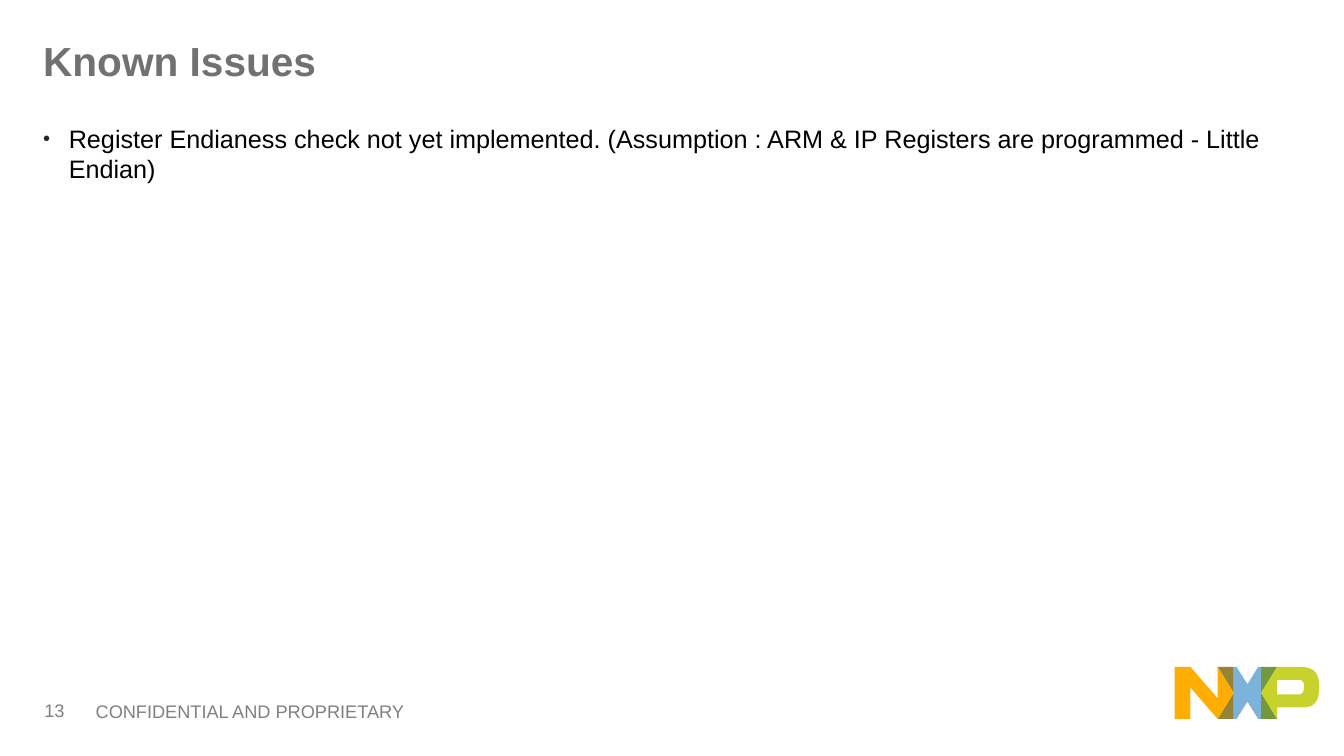
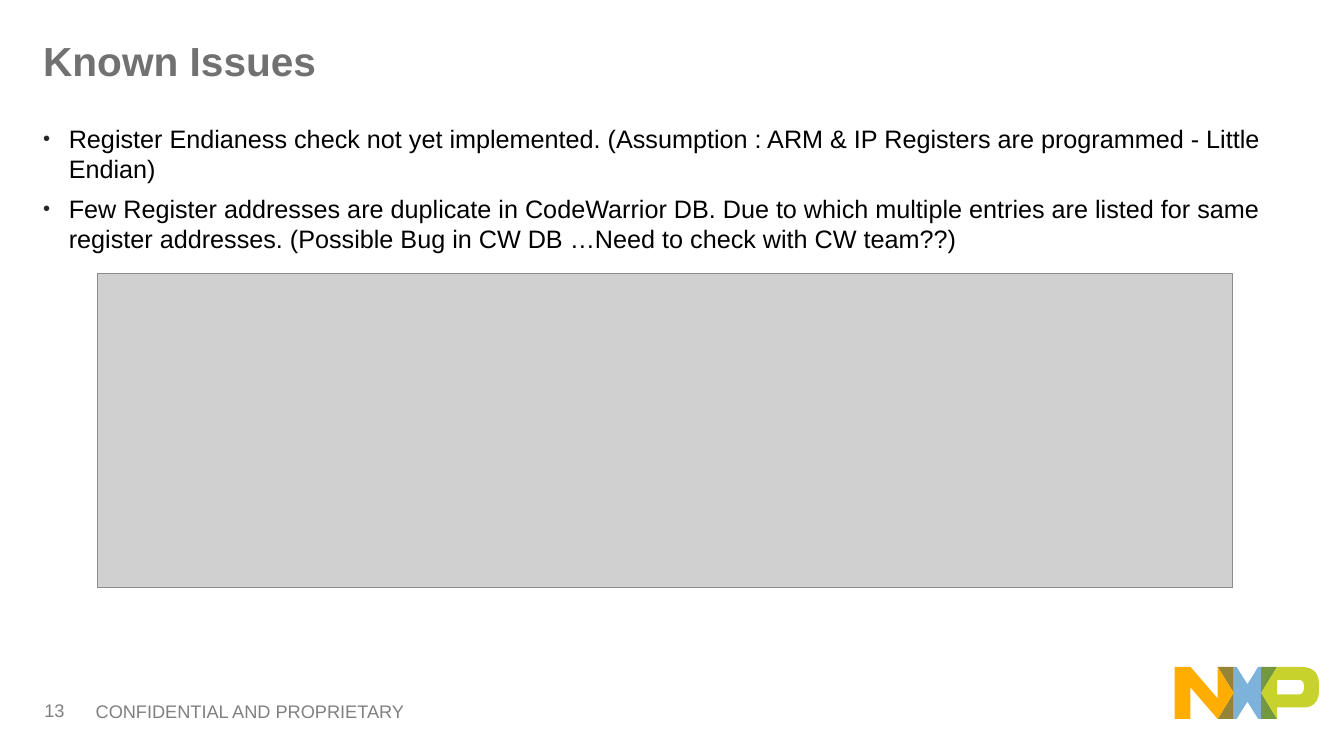
Before and after one commit to softwaresunleashed/dog, a slide deck: slide 14 of demo_artifacts/DOG-DebugOnGo.pptx. Drawn at 1344x756 pixels with LibreOffice and Linux fonts; fonts in the diff are those of the drawing; grey boxes stand for pictures. Boxes give left, top, right and bottom in pixels: in the first picture for what was removed or moved away, otherwise in the second. Text is boxed around its words. In the diff, an @@ line names an element or a change of style, - is before the commit and + after.

```diff
--- a/demo_artifacts/DOG-DebugOnGo.pptx
+++ b/demo_artifacts/DOG-DebugOnGo.pptx
@@ text at (69, 199, 1259, 254): paragraph added @@
+• Few Register addresses are duplicate in CodeWarrior DB. Due to which multiple entries are listed for same register addresses. (Possible Bug in CW DB …Need to check with CW team??)
@@ picture added at (98, 273, 1233, 587) @@
```
Also in this commit, not shown: 5 other files.
